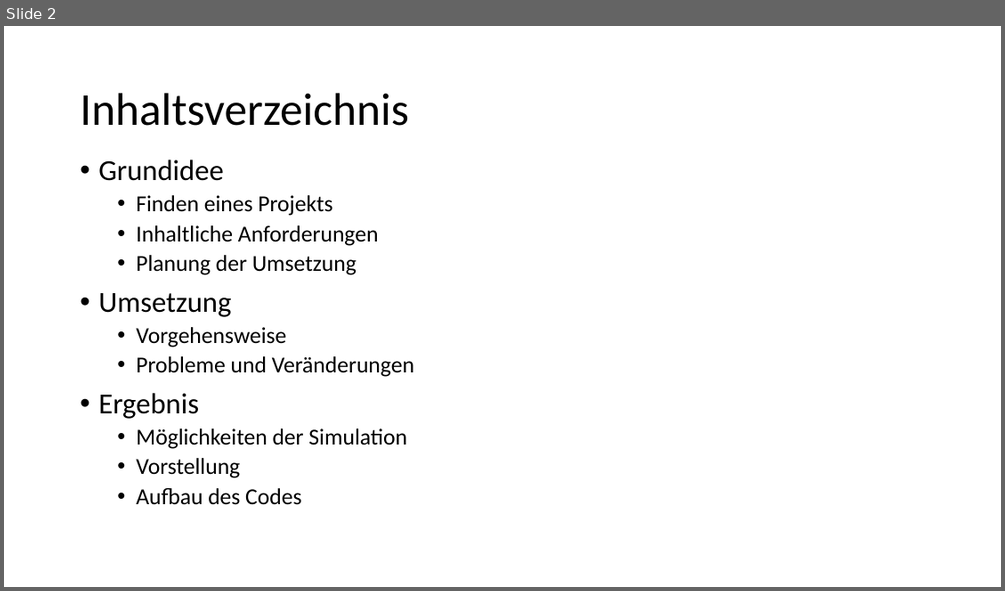
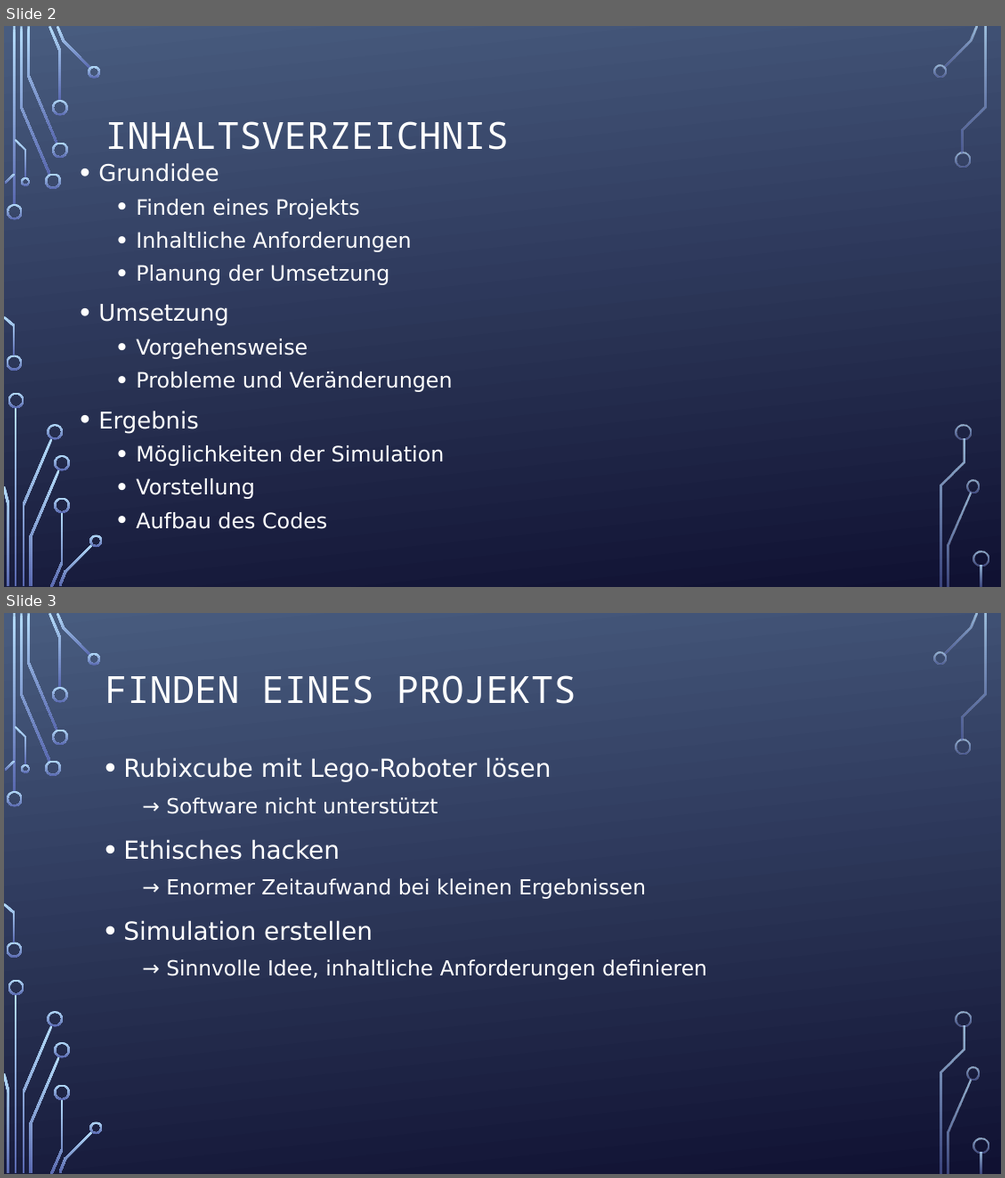
Before and after one commit to Sytoplis/InfProjekt2022, a slide deck: Präsentation Projektarbeit.pptx. Shown one above the other, each under a label of ours: slide 2 before the commit, slides 2 and 3 after it. The pictures are 1005x591 and 1005x1178 pixels, drawn with LibreOffice and Linux fonts; fonts in the diff are those of the drawing; background and template pictures are left out. Boxes give left, top, right and bottom in pixels: in the first picture for what was removed or moved away, otherwise in the second. Text is boxed around its words. In the diff, an @@ line names an element or a change of style, - is before the commit and + after.

```diff
--- a/Präsentation Projektarbeit.pptx
+++ b/Präsentation Projektarbeit.pptx
@@ slide 3 added at bbox=[4, 613, 1001, 1174], background picture (left out); not listed: 36 template elements that a slide beside it also shows @@
@@ title added at bbox=[105, 675, 576, 704], 36 pt, text #FFFFFF @@
+FINDEN EINES PROJEKTS
@@ text added at bbox=[123, 757, 707, 980], 20 pt, text #FFFFFF @@
+• Rubixcube mit Lego-Roboter lösen
+  → Software nicht unterstützt
+• Ethisches hacken
+  → Enormer Zeitaufwand bei kleinen Ergebnissen
+• Simulation erstellen
+  → Sinnvolle Idee, inhaltliche Anforderungen definieren
@@ slide 2 changed as well @@
@@ background #FFFFFF to picture (left out) @@
@@ title at bbox=[105, 121, 509, 150]: text changed; size 44 to 36 pt; font Calibri to Noto Sans Mono; text colour #000000 to #FFFFFF @@
-Inhaltsverzeichnis
+INHALTSVERZEICHNIS
@@ text "Grundidee" at bbox=[98, 163, 453, 529]: size 28 to 22.2 pt in "Grundidee", "Umsetzung", "Ergebnis"; font Calibri to DejaVu Sans, text colour #000000 to #FFFFFF; size 22 to 20.4 pt in "Finden eines Projekts", "Inhaltliche Anforderungen", "Planung der Umsetzung", "Vorgehensweise" and 4 more places; line spacing 0.9 to 1.1 @@
@@ group added at bbox=[4, 26, 989, 587]: 33 freeform shapes, 3 rectangles @@
```
Also in this commit, not shown: 2 other slides changed, 6 other slides added, 7 slides removed.
